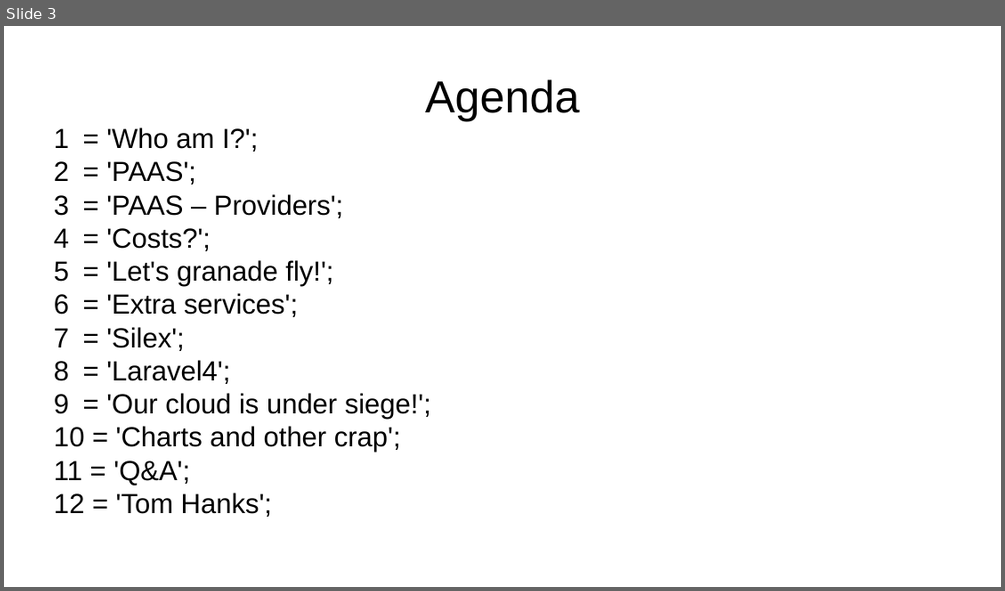
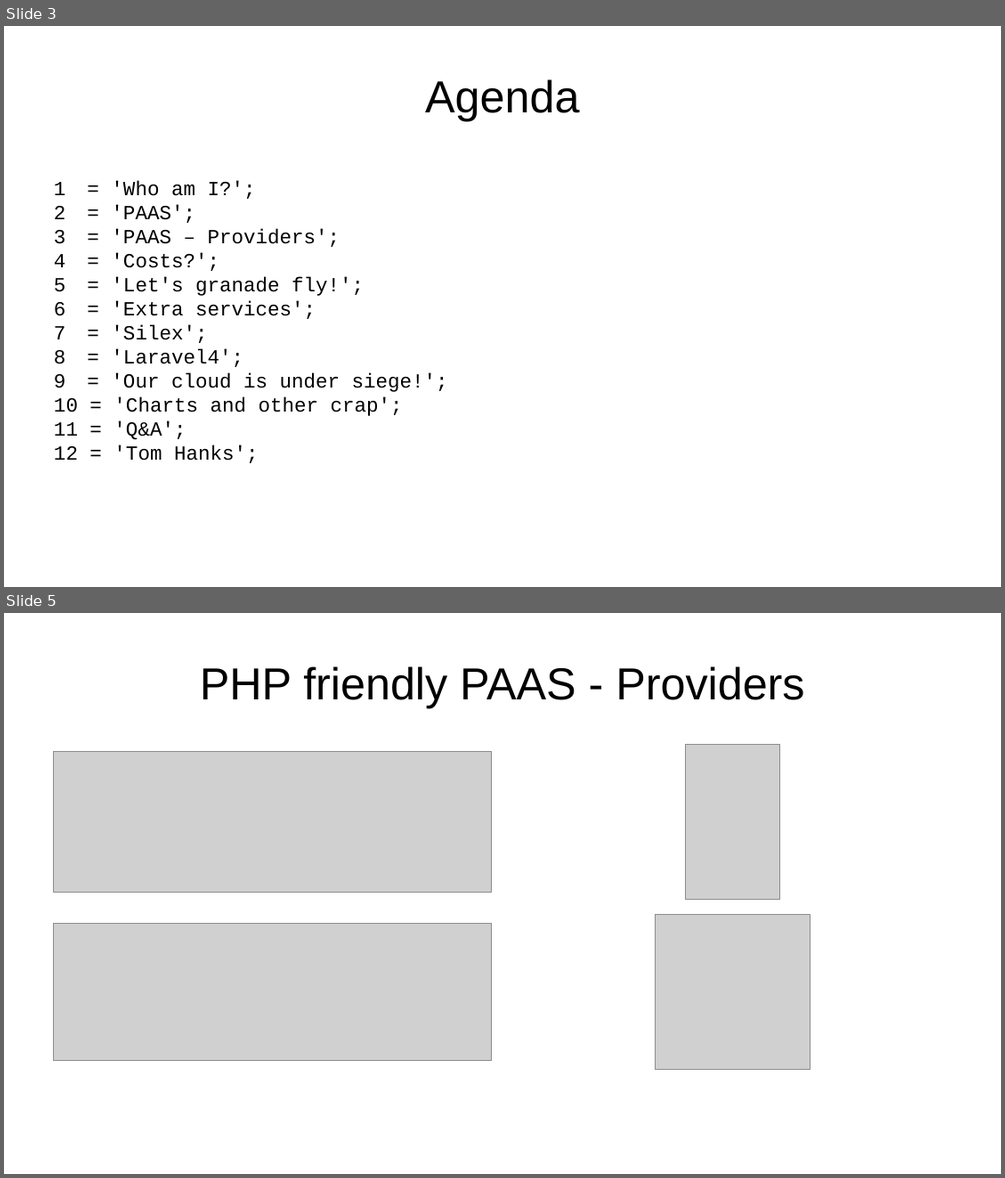
Before and after one commit to emgiezet/meetphp-8, a slide deck: presentation/presentation.odp. Shown one above the other, each under a label of ours: slide 3 before the commit, slides 3 and 5 after it; the slides between them are not shown. The pictures are 1005x591 and 1005x1178 pixels, drawn with LibreOffice and Linux fonts; fonts in the diff are those of the drawing; grey boxes stand for pictures; background and template pictures are left out. Boxes give left, top, right and bottom in pixels: in the first picture for what was removed or moved away, otherwise in the second. Text is boxed around its words. In the diff, an @@ line names an element or a change of style, - is before the commit and + after.

```diff
--- a/presentation/presentation.odp
+++ b/presentation/presentation.odp
@@ slide 5 added at bbox=[4, 613, 1001, 1174], background picture (left out) @@
@@ title added at bbox=[200, 666, 804, 708], 35.7 pt, text #000000 @@
+PHP friendly PAAS - Providers
@@ picture added at bbox=[685, 744, 779, 899] @@
@@ picture added at bbox=[54, 751, 492, 892] @@
@@ picture added at bbox=[54, 924, 492, 1060] @@
@@ picture added at bbox=[655, 914, 810, 1069] @@
@@ slide 3 changed as well @@
@@ subtitle "= 'Who am I?';": place and size @@
-subtitle "= 'Who am I?';" at bbox=[106, 127, 431, 516]
+subtitle "= 'Who am I?';" at bbox=[111, 180, 448, 463]
@@ subtitle "= 'Who am I?';" at bbox=[111, 180, 448, 463]: size 22 to 16 pt, font Arial to Courier New @@
```
Also in this commit, not shown: 2 other slides changed, 6 other slides added, 11 other files.
